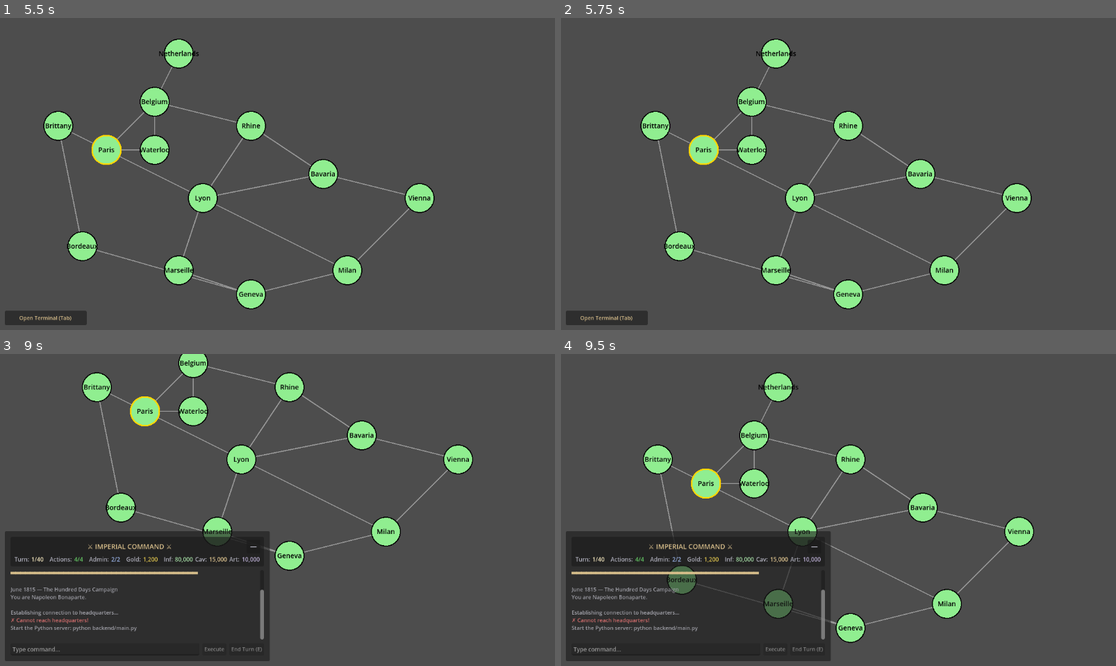
Above: before the commit, frames 1-4 (two rows, left to right).
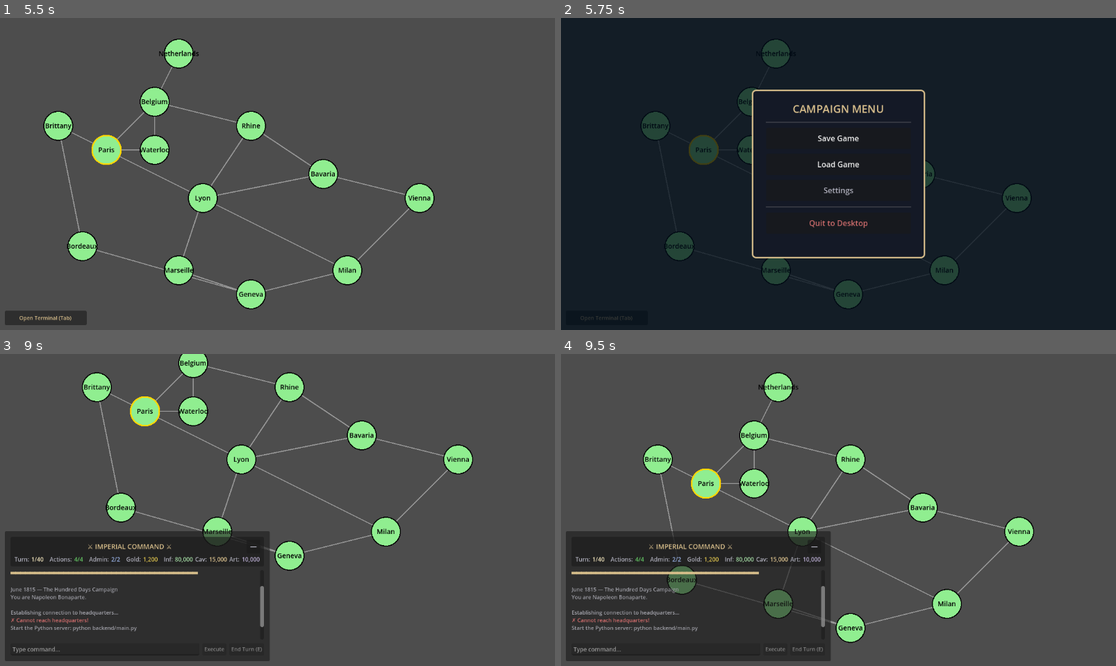
Above: after the commit, the same moments.

Repository: mitchsuch-star/project-sovereign-map
Game: Godot game, scene res://scenes/main.tscn
Same seed, same stepped clock (60 frames per second), same inputs: the game is played once before the commit and once after it.
Inputs (mouse positions are in pixels of both pictures, inside the frame that each line leads up to):
- Up to frame 1 (5.5 s): click "—" at 0.5 s; click "Open Terminal (Tab)" at 1.25 s; tap Enter at 2, 3.5 s; drag from (277, 174) to (333, 105) at 2.02 s; tap Space at 2.75, 5 s; drag from (166, 189) to (249, 236) at 2.77 s; move the mouse to (333, 105) at 3.52 s; hold Right (ui_right) 3.53-4.25 s; tap Tab at 3.6 s; click (333, 105) at 3.67 s; tap E at 3.8, 5.1 s; drag from (249, 236) to (111, 127) at 4.27 s; move the mouse to (444, 220) at 5.02 s; hold Left (ui_left) from 5.03 s (still down); click (444, 220) at 5.17 s
- Up to frame 2 (5.75 s): keep holding Left (ui_left); tap Escape at 5.65 s
- Up to frame 3 (9 s): release Left (ui_left) at 5.75 s; click (277, 475) at 5.75 s, where only the run after the commit has a clickable "Save Game"; tap Enter at 6.5 s; drag from (111, 463) to (194, 432) at 6.52 s; tap Space at 7.25 s; move the mouse to (305, 510) at 7.27 s; hold Down (ui_down) 7.28-8 s; tap E at 7.35 s; click (305, 510) at 7.42 s; drag from (194, 432) to (166, 525) at 8.02 s; move the mouse to (399, 494) at 8.77 s; hold Up (ui_up) from 8.78 s (still down); tap Tab at 8.85 s; click (399, 494) at 8.92 s
- Up to frame 4 (9.5 s): keep holding Up (ui_up); tap E at 9.05 s

Frame 1 is identical in both runs. In frame 2, 99% of the frame differs, in the area x 0-100%, y 0-100%; in frame 3, less than 0.1%; in frame 4, less than 0.1%.

Commit message:
Add pause menu with Smart Esc (Phase 6.5)
Modal overlay (CanvasLayer 101) with Save/Load/Settings stub/Quit.
Smart Esc: unfocus input → open menu → close menu. Blocks all
hotkeys while open, click-outside-to-close, skips when other
dialogs are active.

Co-Authored-By: Claude Opus 4.6 <noreply@anthropic.com>

Diff:
--- /dev/null
+++ b/godot-client/project-sovereign/scenes/pause_menu.tscn
@@ -0,0 +1,101 @@
+[gd_scene load_steps=3 format=3]
+
+[ext_resource type="Script" path="res://scripts/pause_menu.gd" id="1_pause"]
+
+[sub_resource type="StyleBoxFlat" id="StyleBoxFlat_panel"]
+bg_color = Color(0.08, 0.1, 0.15, 1)
+border_width_left = 3
+border_width_top = 3
+border_width_right = 3
+border_width_bottom = 3
+border_color = Color(0.85, 0.75, 0.55, 1)
+corner_radius_top_left = 8
+corner_radius_top_right = 8
+corner_radius_bottom_right = 8
+corner_radius_bottom_left = 8
+content_margin_left = 30.0
+content_margin_top = 24.0
+content_margin_right = 30.0
+content_margin_bottom = 24.0
+
+[node name="PauseMenu" type="CanvasLayer"]
+layer = 101
+visible = false
+script = ExtResource("1_pause")
+
+[node name="BackgroundOverlay" type="ColorRect" parent="."]
+anchors_preset = 15
+anchor_right = 1.0
+anchor_bottom = 1.0
+color = Color(0, 0.05, 0.1, 0.75)
+
+[node name="PanelContainer" type="PanelContainer" parent="."]
+anchors_preset = 8
+anchor_left = 0.5
+anchor_top = 0.5
+anchor_right = 0.5
+anchor_bottom = 0.5
+offset_left = -180.0
+offset_top = -175.0
+offset_right = 180.0
+offset_bottom = 175.0
+grow_horizontal = 2
+grow_vertical = 2
+theme_override_styles/panel = SubResource("StyleBoxFlat_panel")
+
+[node name="VBoxContainer" type="VBoxContainer" parent="PanelContainer"]
+layout_mode = 2
+theme_override_constants/separation = 10
+
+[node name="TitleLabel" type="Label" parent="PanelContainer/VBoxContainer"]
+layout_mode = 2
+theme_override_colors/font_color = Color(0.85, 0.75, 0.55, 1)
+theme_override_font_sizes/font_size = 22
+text = "CAMPAIGN MENU"
+horizontal_alignment = 1
+
+[node name="HSeparator" type="HSeparator" parent="PanelContainer/VBoxContainer"]
+layout_mode = 2
+
+[node name="SaveButton" type="Button" parent="PanelContainer/VBoxContainer"]
+custom_minimum_size = Vector2(0, 44)
+layout_mode = 2
+theme_override_colors/font_color = Color(0.933, 0.933, 0.933, 1)
+theme_override_colors/font_hover_color = Color(1, 1, 1, 1)
+theme_override_font_sizes/font_size = 16
+text = "Save Game"
+
+[node name="LoadButton" type="Button" parent="PanelContainer/VBoxContainer"]
+custom_minimum_size = Vector2(0, 44)
+layout_mode = 2
+theme_override_colors/font_color = Color(0.933, 0.933, 0.933, 1)
+theme_override_colors/font_hover_color = Color(1, 1, 1, 1)
+theme_override_font_sizes/font_size = 16
+text = "Load Game"
+
+[node name="SettingsButton" type="Button" parent="PanelContainer/VBoxContainer"]
+custom_minimum_size = Vector2(0, 44)
+layout_mode = 2
+theme_override_colors/font_color = Color(0.7, 0.7, 0.75, 1)
+theme_override_colors/font_hover_color = Color(0.9, 0.9, 0.9, 1)
+theme_override_font_sizes/font_size = 16
+text = "Settings"
+
+[node name="SettingsStub" type="Label" parent="PanelContainer/VBoxContainer"]
+visible = false
+layout_mode = 2
+theme_override_colors/font_color = Color(0.627, 0.627, 0.659, 1)
+theme_override_font_sizes/font_size = 12
+text = "Settings coming soon"
+horizontal_alignment = 1
+
+[node name="HSeparator2" type="HSeparator" parent="PanelContainer/VBoxContainer"]
+layout_mode = 2
+
+[node name="QuitButton" type="Button" parent="PanelContainer/VBoxContainer"]
+custom_minimum_size = Vector2(0, 44)
+layout_mode = 2
+theme_override_colors/font_color = Color(0.8, 0.42, 0.42, 1)
+theme_override_colors/font_hover_color = Color(0.95, 0.5, 0.5, 1)
+theme_override_font_sizes/font_size = 16
+text = "Quit to Desktop"
--- a/godot-client/project-sovereign/scripts/main.gd
+++ b/godot-client/project-sovereign/scripts/main.gd
@@ -56,6 +56,9 @@
 var clarification_popup = null
 var pending_strategic_response = null  # Store response for post-report flow
 var interrupt_queue: Array = []  # Queue of interrupts to show one at a time
+
+# Pause Menu (Phase 6.5)
+var pause_menu = null
 
 # API Client
 var api_client = null
@@ -215,6 +218,15 @@
 		clarification_popup.cancelled.connect(_on_clarification_cancelled)
 		print("✓ ClarificationPopup ready!")
 
+	# Load and setup Pause Menu (Phase 6.5)
+	var pause_menu_scene = load("res://scenes/pause_menu.tscn")
+	if pause_menu_scene:
+		pause_menu = pause_menu_scene.instantiate()
+		add_child(pause_menu)
+		pause_menu.save_requested.connect(_on_pause_save_requested)
+		pause_menu.load_requested.connect(_on_pause_load_requested)
+		print("✓ PauseMenu ready!")
+
 	# Connect signals
 	if not send_button.pressed.is_connected(_on_send_button_pressed):
 		send_button.pressed.connect(_on_send_button_pressed)
@@ -379,6 +391,24 @@
 func _unhandled_input(event):
 	"""Handle hotkeys when command input is not focused."""
 	if event is InputEventKey and event.pressed and not event.echo:
+		# Esc key: Smart context-aware (Phase 6.5)
+		# If command_input focused → gui_input handler already consumed it (release_focus)
+		# If pause menu open → close it
+		# If no dialog open → open pause menu
+		if event.keycode == KEY_ESCAPE:
+			if pause_menu and pause_menu.visible:
+				pause_menu.close_menu()
+			elif not _is_any_dialog_open():
+				if pause_menu:
+					pause_menu.open_menu()
+			get_viewport().set_input_as_handled()
+			return
+
+		# Block all hotkeys while pause menu is open
+		if pause_menu and pause_menu.visible:
+			get_viewport().set_input_as_handled()
+			return
+
 		# E key for End Turn (only when not typing in command input)
 		if event.keycode == KEY_E:
 			# Don't trigger if command input has focus
@@ -1963,3 +1993,47 @@
 	add_output("[color=#" + COLOR_INFO + "]Order cancelled.[/color]")
 	set_input_enabled(true)
 	command_input.grab_focus()
+
+
+# ════════════════════════════════════════════════════════════════════════════
+# PAUSE MENU (Phase 6.5)
+# ════════════════════════════════════════════════════════════════════════════
+
+func _is_any_dialog_open() -> bool:
+	"""Check if any modal dialog is currently visible."""
+	if objection_dialog and objection_dialog.visible:
+		return true
+	if redemption_dialog and redemption_dialog.visible:
+		return true
+	if enemy_phase_dialog and enemy_phase_dialog.visible:
+		return true
+	if glorious_charge_dialog and glorious_charge_dialog.visible:
+		return true
+	if capture_choice_dialog and capture_choice_dialog.visible:
+		return true
+	if load_dialog and load_dialog.visible:
+		return true
+	if strategic_report_popup and strategic_report_popup.visible:
+		return true
+	if interrupt_popup and interrupt_popup.visible:
+		return true
+	if clarification_popup and clarification_popup.visible:
+		return true
+	return false
+
+func _on_pause_save_requested():
+	"""Handle Save Game from pause menu."""
+	add_output("[color=#" + COLOR_INFO + "]Saving game...[/color]")
+	api_client.save_game("quicksave", _on_pause_save_result)
+
+func _on_pause_save_result(response):
+	"""Handle save result from pause menu."""
+	if response.success:
+		add_output("[color=#" + COLOR_SUCCESS + "]Game saved successfully.[/color]")
+	else:
+		add_output("[color=#" + COLOR_ERROR + "]Save failed: " + str(response.get("message", "Unknown error")) + "[/color]")
+	add_output("")
+
+func _on_pause_load_requested():
+	"""Handle Load Game from pause menu."""
+	_show_load_dialog()
--- /dev/null
+++ b/godot-client/project-sovereign/scripts/pause_menu.gd
@@ -0,0 +1,55 @@
+extends CanvasLayer
+
+# =============================================================================
+# PROJECT SOVEREIGN - Pause Menu (Phase 6.5)
+# =============================================================================
+# Modal overlay triggered by Esc when no input is focused.
+# Save/Load/Settings(stub)/Quit to Desktop.
+# =============================================================================
+
+signal save_requested
+signal load_requested
+signal closed
+
+# UI References
+@onready var background_overlay = $BackgroundOverlay
+@onready var save_button = $PanelContainer/VBoxContainer/SaveButton
+@onready var load_button = $PanelContainer/VBoxContainer/LoadButton
+@onready var settings_button = $PanelContainer/VBoxContainer/SettingsButton
+@onready var settings_stub = $PanelContainer/VBoxContainer/SettingsStub
+@onready var quit_button = $PanelContainer/VBoxContainer/QuitButton
+
+func _ready():
+	save_button.pressed.connect(_on_save)
+	load_button.pressed.connect(_on_load)
+	settings_button.pressed.connect(_on_settings)
+	quit_button.pressed.connect(_on_quit)
+	background_overlay.gui_input.connect(_on_overlay_input)
+	hide()
+
+func open_menu():
+	settings_stub.visible = false
+	show()
+
+func close_menu():
+	settings_stub.visible = false
+	hide()
+	closed.emit()
+
+func _on_save():
+	close_menu()
+	save_requested.emit()
+
+func _on_load():
+	close_menu()
+	load_requested.emit()
+
+func _on_settings():
+	settings_stub.visible = true
+
+func _on_quit():
+	get_tree().quit()
+
+func _on_overlay_input(event):
+	if event is InputEventMouseButton and event.pressed:
+		close_menu()
Not shown, added: godot-client/project-sovereign/scripts/pause_menu.gd.uid
Not shown, changed: CLAUDE.md
Not shown, changed: docs/ROADMAP.md
Not shown, changed: docs/STATUS.md
